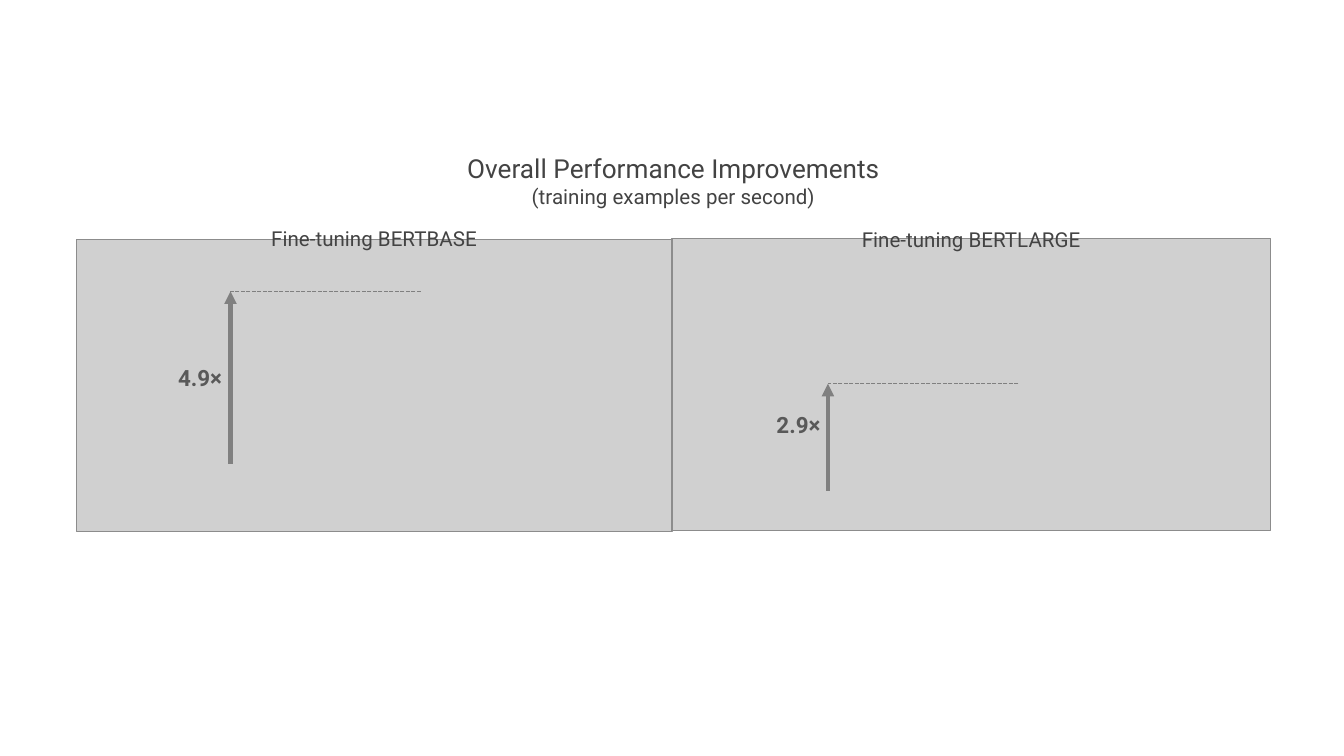
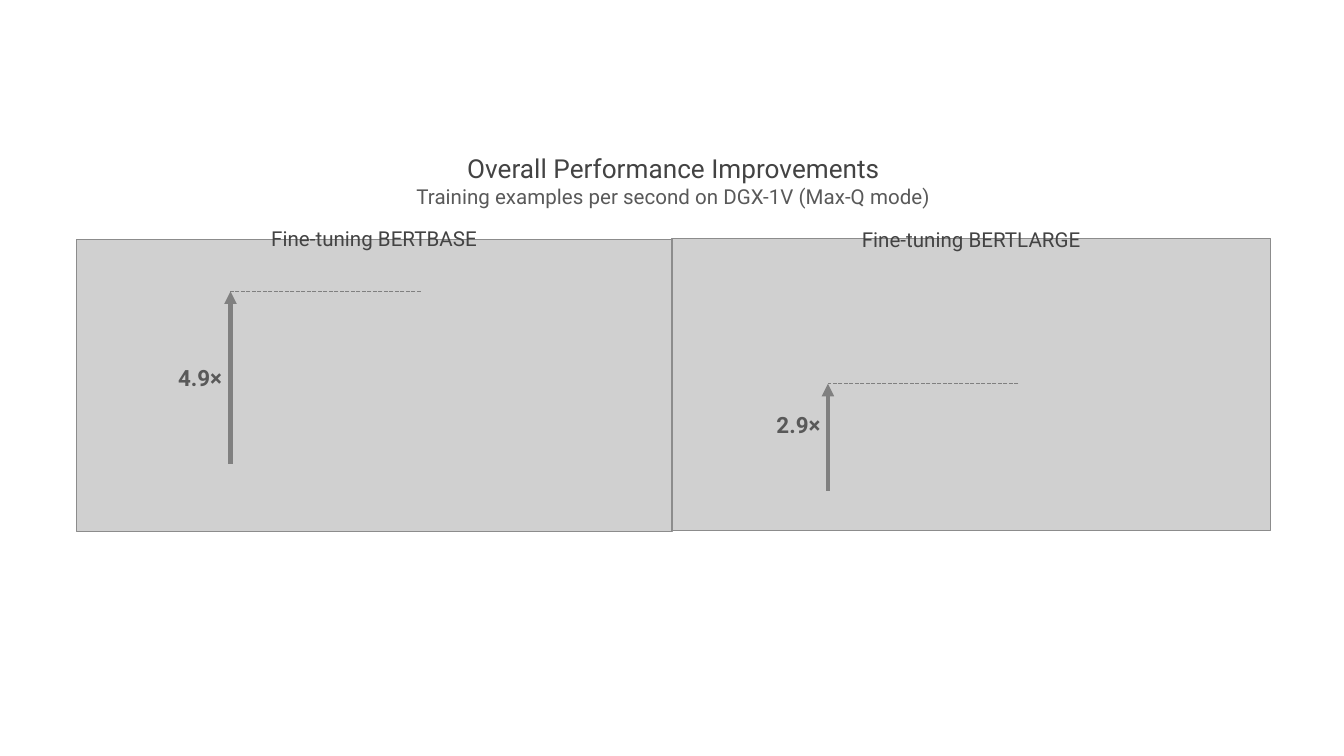
Before and after one commit to SerigneCisse/bert-finetune, a slide deck: slide 2 of images/bert_art.pptx. Drawn at 1344x756 pixels with LibreOffice and Linux fonts; fonts in the diff are those of the drawing; grey boxes stand for pictures. Boxes give left, top, right and bottom in pixels: in the first picture for what was removed or moved away, otherwise in the second. Text is boxed around its words. In the diff, an @@ line names an element or a change of style, - is before the commit and + after.

```diff
--- a/images/bert_art.pptx
+++ b/images/bert_art.pptx
@@ text at (416,188,929,209): text changed; text colour #434343 to #595959 @@
-(training examples per second)
+Training examples per second on DGX-1V (Max-Q mode)
```
Also in this commit, not shown: 14 other files.
